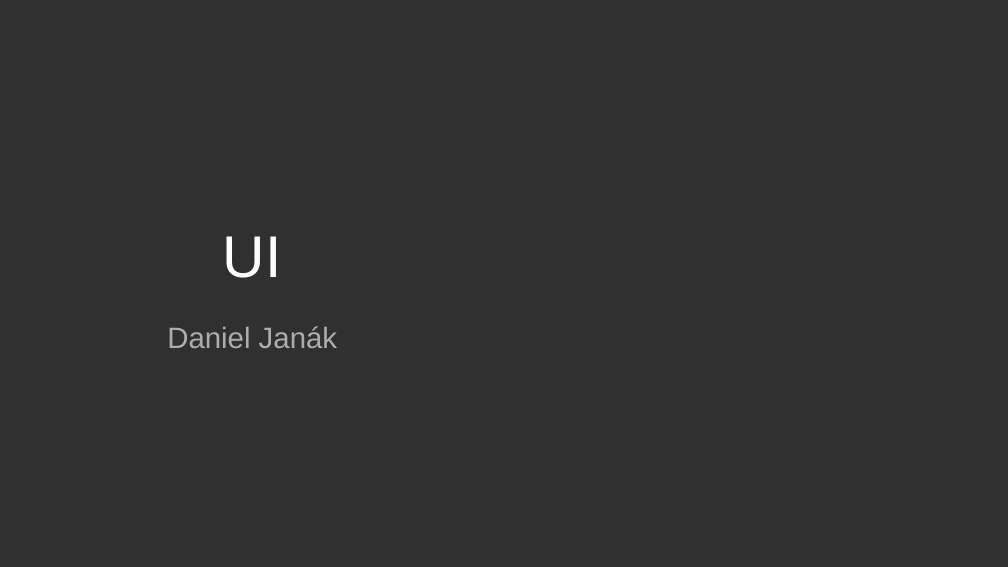
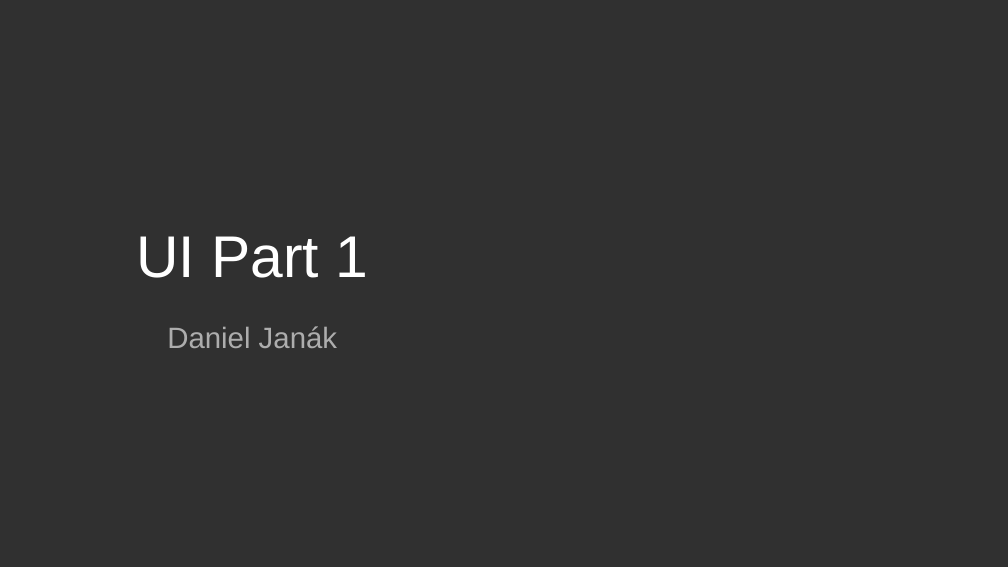
Before and after one commit to WotanCZ/MFF_UE_Lecture, a slide deck: slide 1 of UI/Unreal Engine Lecture - UI.pptx. Drawn at 1008x567 pixels with LibreOffice and Linux fonts; fonts in the diff are those of the drawing; background and template pictures are left out. Boxes give left, top, right and bottom in pixels: in the first picture for what was removed or moved away, otherwise in the second. Text is boxed around its words. In the diff, an @@ line names an element or a change of style, - is before the commit and + after.

```diff
--- a/UI/Unreal Engine Lecture - UI.pptx
+++ b/UI/Unreal Engine Lecture - UI.pptx
@@ title at (x1=136, y1=236, x2=368, y2=278): text changed @@
-UI
+UI Part 1
```
Also in this commit, not shown: 6 other slides changed, 4 slides added, 2 slides removed, 2 other files.
